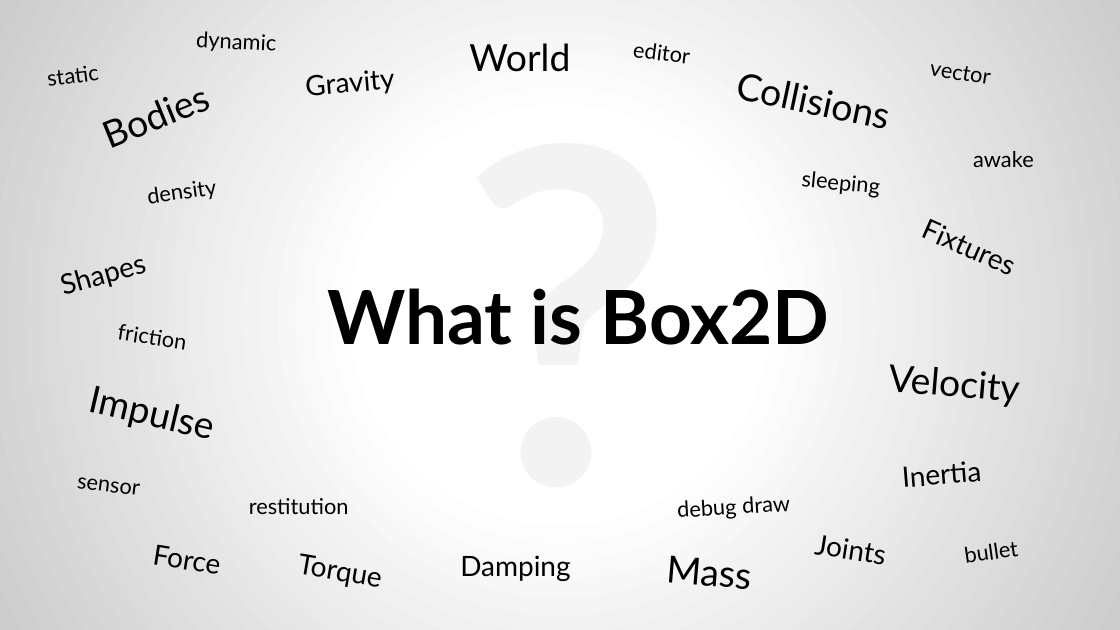
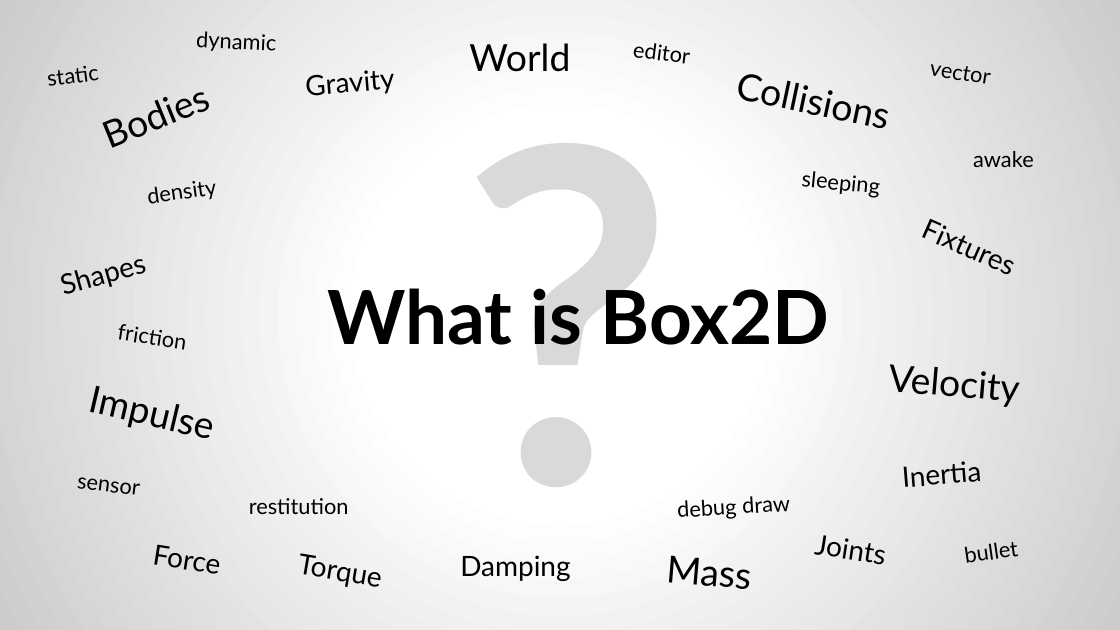
Before and after one commit to gazpachu/box2d, a slide deck: slide 4 of docs/Box2D with Javascript.pptx. Drawn at 1120x630 pixels with LibreOffice and Linux fonts; fonts in the diff are those of the drawing. Boxes give left, top, right and bottom in pixels: in the first picture for what was removed or moved away, otherwise in the second. Text is boxed around its words. In the diff, an @@ line names an element or a change of style, - is before the commit and + after.

```diff
--- a/docs/Box2D with Javascript.pptx
+++ b/docs/Box2D with Javascript.pptx
@@ text "?" at [449, 114, 816, 482]: text colour #F3F3F3 to #D9D9D9 @@
```
Also in this commit, not shown: 3 other slides changed, 2 slides added, 1 slide removed.
